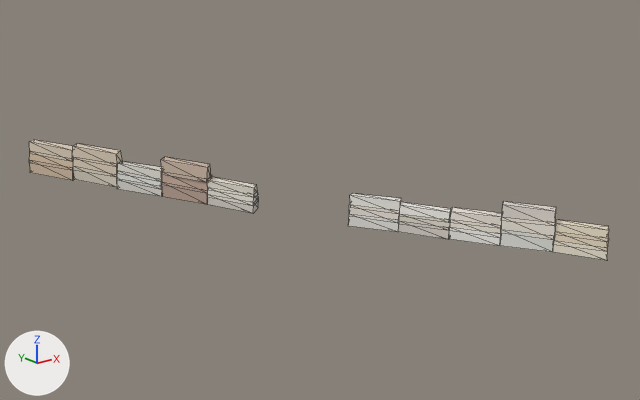
Two versions of the glTF model assets/malta/countryside/farm_21_20_mid.glb, one commit apart.
Before and after are seen from a 50 mm camera at (284.36, -294.47, 46.39) aimed at (301.56, -272.96, 37.78). Arrows for +X, +Y and +Z are at lower left; the lights stay in place. The first picture is the older version. Mesh edges are drawn as thin lines. Vertices at exactly the same position are counted once.

The scene before the commit, as lines of its bpy script (objects in view):
```python
me_geometry_0 = bpy.data.meshes.new('geometry_0')
me_geometry_0.from_pydata(...)  # 240 vertices, 360 faces; spans x 294.9..307.4, y -280.3..-264.9, z 36.6..39.2
me_geometry_0.materials.append(mat_defaultmaterial)
ob_geometry_0 = bpy.data.objects.new('geometry_0', me_geometry_0)
ob_geometry_0.location = (0.0, 0.0, 0.0)
```
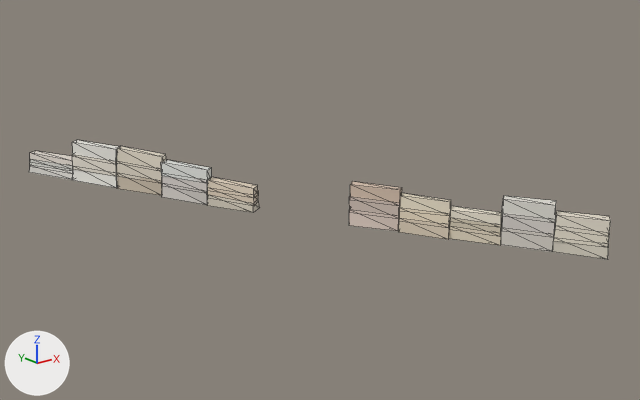
Where the change shows, as pixel boxes [x1, y1, x2, y2] in the pictures (640 x 400 px; the box of a moved part takes in the faces that stretch with it):
'geometry_0', reshaped, recoloured: before [29, 140, 609, 260]; after [29, 140, 611, 260]
part 1 of me_geometry_0, moved or reshaped: before [29, 153, 74, 171]; after [30, 159, 73, 171]
part 2 of me_geometry_0, moved or reshaped: before [29, 140, 73, 162]; after [30, 151, 73, 166]
part 3 of me_geometry_0, moved or reshaped: before [72, 143, 123, 167]; after [72, 140, 119, 164]
part 4 of me_geometry_0, moved or reshaped: before [117, 171, 162, 186]; after [117, 161, 162, 181]
part 5 of me_geometry_0, moved or reshaped: before [117, 162, 162, 182]; after [117, 146, 166, 171]
part 6 of me_geometry_0, moved or reshaped: before [161, 157, 211, 183]; after [161, 160, 212, 184]
part 7 of me_geometry_0, moved or reshaped: before [348, 214, 399, 232]; after [349, 210, 399, 231]
part 8 of me_geometry_0, moved or reshaped: before [349, 204, 400, 220]; after [349, 196, 400, 216]
part 9 of me_geometry_0, moved or reshaped: before [350, 193, 401, 211]; after [350, 181, 402, 203]
part 10 of me_geometry_0, moved or reshaped: before [399, 214, 450, 231]; after [399, 208, 450, 227]
part 11 of me_geometry_0, moved or reshaped: before [399, 202, 451, 220]; after [400, 193, 451, 216]
part 12 of me_geometry_0, moved or reshaped: before [501, 217, 556, 240]; after [502, 213, 555, 234]
part 13 of me_geometry_0, moved or reshaped: before [501, 201, 556, 223]; after [501, 196, 556, 223]
part 14 of me_geometry_0, moved or reshaped: before [553, 232, 609, 251]; after [554, 229, 610, 247]
part 15 of me_geometry_0, moved or reshaped: before [555, 219, 609, 238]; after [555, 211, 611, 233]
part 16 of me_geometry_0, moved or reshaped: before [398, 220, 608, 260]; after [399, 218, 609, 260]
part 17 of me_geometry_0, moved or reshaped: before [30, 157, 259, 200]; after [29, 154, 248, 203]
part 18 of me_geometry_0, recoloured: [30, 143, 609, 259] in both

The edits, one by one:
me_geometry_0 is used by ob_geometry_0; location (0.0, 0.0, 0.0).
me_geometry_0 had 240 vertices, 360 faces and spanned x 294.9..307.4, y -280.3..-264.9, z 36.6..39.2.
me_geometry_0 now has 240 vertices, 360 faces and spans x 294.9..307.4, y -280.3..-264.9, z 36.6..39.3.
me_geometry_0 part 1: the loose piece of 8 vertices spanning x 295.0..296.4, y -266.6..-264.9, z 38.3..38.9 is moved by (0.0, 0.0, -0.2).
me_geometry_0 part 2: the loose piece of 8 vertices spanning x 295.0..296.4, y -266.5..-265.0, z 38.6..39.2 is moved by (0.0, 0.0, -0.3).
me_geometry_0 part 3: the loose piece of 8 vertices spanning x 296.0..297.4, y -267.7..-266.2, z 38.5..39.2 is moved by (0.0, 0.0, 0.1).
me_geometry_0 part 4: the loose piece of 8 vertices spanning x 297.0..298.4, y -269.0..-267.4, z 37.9..38.4 is scaled about its middle by (1.01, 0.999, 1.36), then moved by (0.0, 0.0, 0.2).
me_geometry_0 part 5: the loose piece of 8 vertices spanning x 297.0..298.4, y -269.0..-267.4, z 38.1..38.7 is scaled about its middle by (1, 1.01, 1.38), then moved by (0.0, 0.0, 0.4).
me_geometry_0 part 6: the loose piece of 8 vertices spanning x 298.0..299.3, y -270.2..-268.7, z 38.2..38.9 is moved by (0.0, 0.0, -0.1).
me_geometry_0 part 7: the loose piece of 8 vertices spanning x 301.9..303.5, y -275.3..-273.6, z 37.0..37.5 is moved by (0.0, 0.0, 0.1).
me_geometry_0 part 8: the loose piece of 8 vertices spanning x 301.9..303.4, y -275.2..-273.6, z 37.3..37.8 is moved by (0.0, 0.0, 0.2).
me_geometry_0 part 9: the loose piece of 8 vertices spanning x 302.0..303.3, y -275.2..-273.6, z 37.6..38.1 is moved by (0.0, 0.0, 0.3).
me_geometry_0 part 10: the loose piece of 8 vertices spanning x 302.9..304.4, y -276.5..-274.9, z 37.1..37.6 is scaled about its middle by (0.969, 1.01, 1.34), then moved by (0.0, 0.0, 0.1).
me_geometry_0 part 11: the loose piece of 8 vertices spanning x 303.0..304.3, y -276.4..-274.9, z 37.4..37.9 is scaled about its middle by (0.989, 1.01, 1.26), then moved by (0.0, 0.0, 0.3).
me_geometry_0 part 12: the loose piece of 8 vertices spanning x 304.9..306.4, y -279.0..-277.4, z 37.1..37.7 is moved by (0.0, 0.0, 0.1).
me_geometry_0 part 13: the loose piece of 8 vertices spanning x 304.9..306.3, y -278.9..-277.4, z 37.5..38.1 is moved by (0.0, 0.0, 0.1).
me_geometry_0 part 14: the loose piece of 8 vertices spanning x 305.9..307.4, y -280.2..-278.6, z 36.9..37.4 is moved by (0.0, 0.0, 0.1).
me_geometry_0 part 15: the loose piece of 8 vertices spanning x 306.0..307.3, y -280.2..-278.7, z 37.2..37.6 is moved by (0.0, 0.0, 0.2).
me_geometry_0 part 16: 16 of 240 vertices moved; they spanned x 303.0..307.4, y -280.2..-274.8, z 36.8..37.5 and now span x 302.9..307.4, y -280.2..-274.9, z 36.8..37.6; mean shift (0.0, 0.0, 0.1); largest move (306.9, -280.2, 37.0) -> (306.9, -280.2, 37.1).
me_geometry_0 part 17: 14 of 240 vertices moved; they spanned x 295.0..299.4, y -269.9..-264.9, z 37.8..38.8 and now span x 295.0..299.4, y -269.9..-264.9, z 37.8..38.9; mean shift (0.0, 0.0, 0.0); largest move (297.0, -267.8, 38.2) -> (297.0, -267.7, 38.4).
me_geometry_0 part 18: 360 faces centred in x 295.1..307.2, y -280.1..-265.0, z 36.7..39.2 are repainted in the vertex colours, in many colours.
